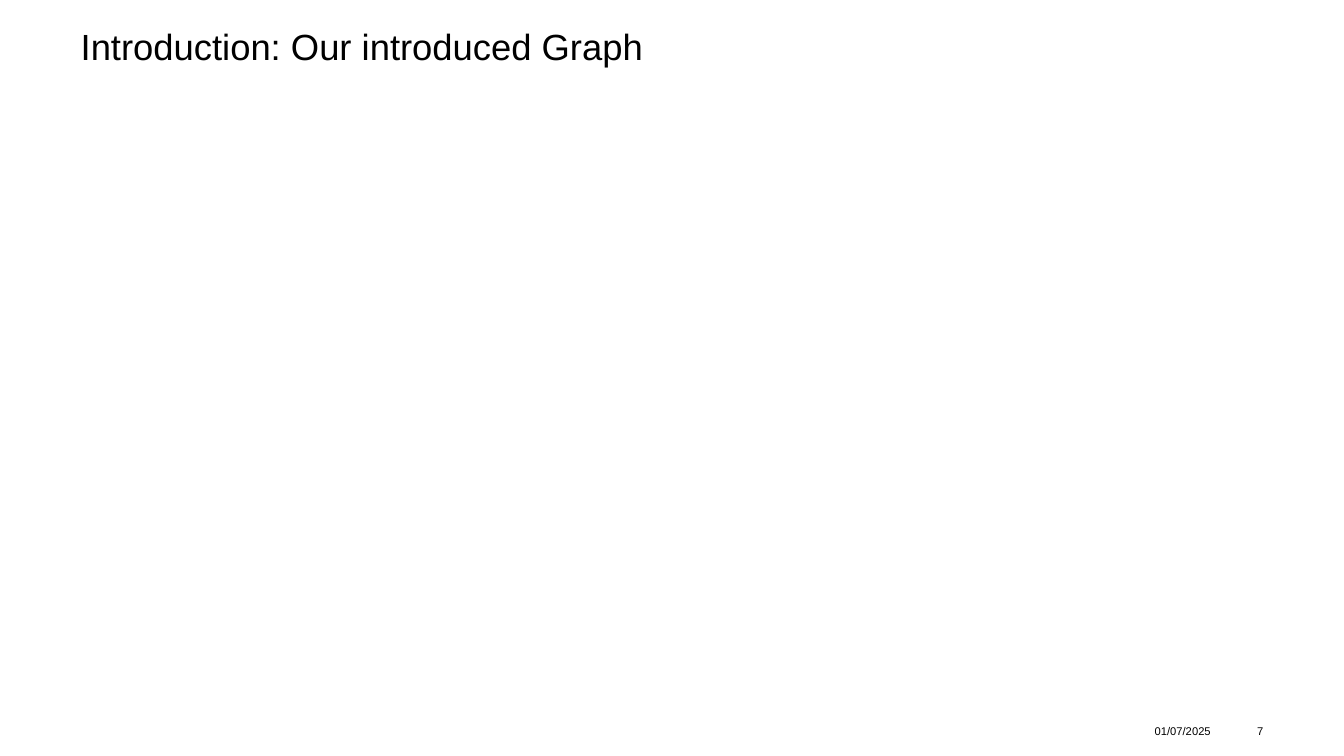
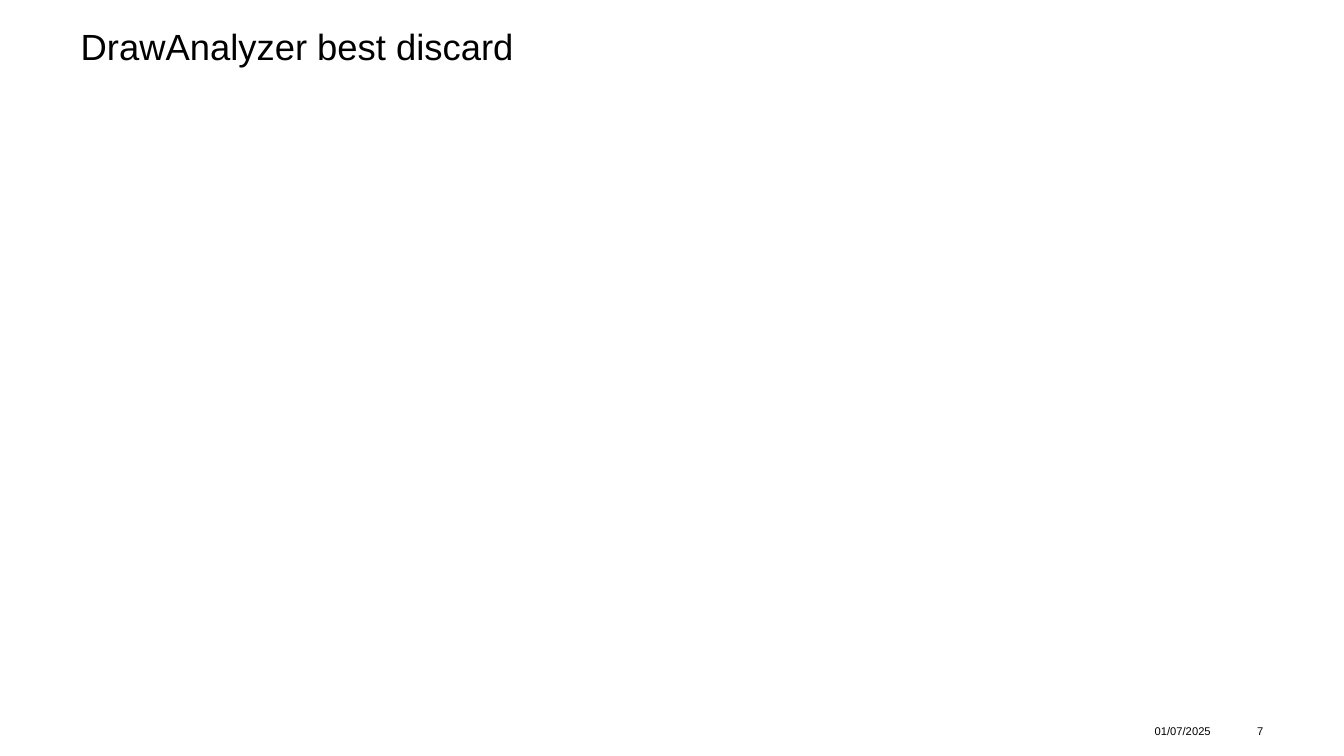
Before and after one commit to adidell01/MahjongOptimization, a slide deck: slide 7 of ProjectPresentation_asadikovic_jlyrer.pptx. Drawn at 1344x756 pixels with LibreOffice and Linux fonts; fonts in the diff are those of the drawing; grey boxes stand for pictures; background and template pictures are left out. Boxes give left, top, right and bottom in pixels: in the first picture for what was removed or moved away, otherwise in the second. Text is boxed around its words. In the diff, an @@ line names an element or a change of style, - is before the commit and + after.

```diff
--- a/ProjectPresentation_asadikovic_jlyrer.pptx
+++ b/ProjectPresentation_asadikovic_jlyrer.pptx
@@ title at [81, 33, 513, 67]: text changed @@
-Introduction: Our introduced Graph
+DrawAnalyzer best discard
```
Also in this commit, not shown: 9 other slides changed, 2 slides removed, 1 other file.
